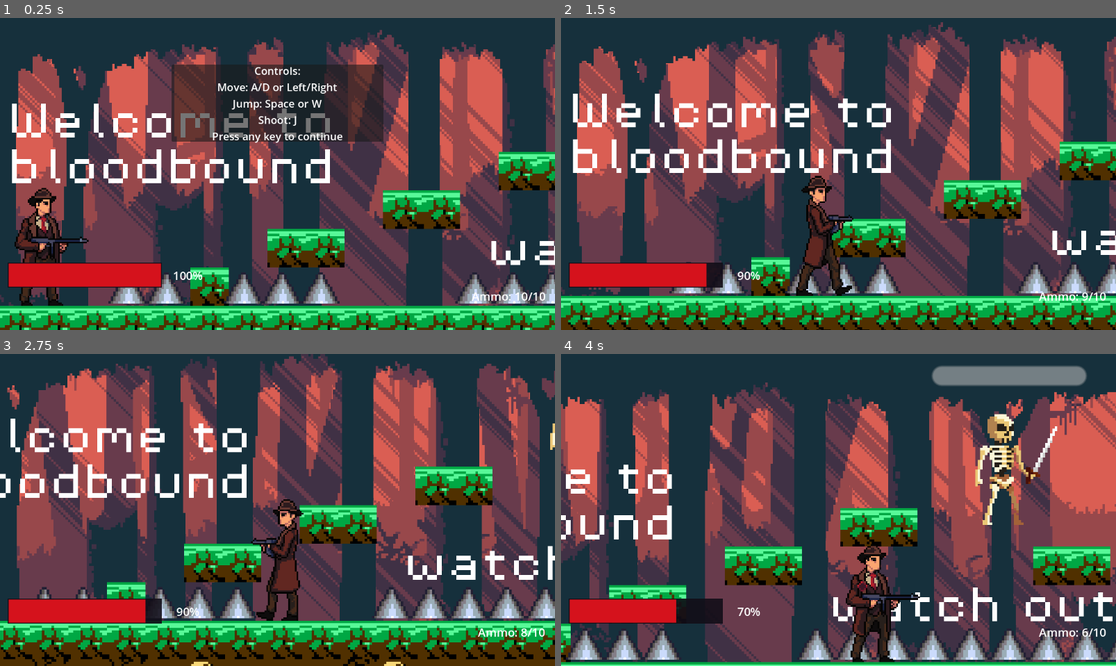
Above: before the commit, frames 1-4 (two rows, left to right).
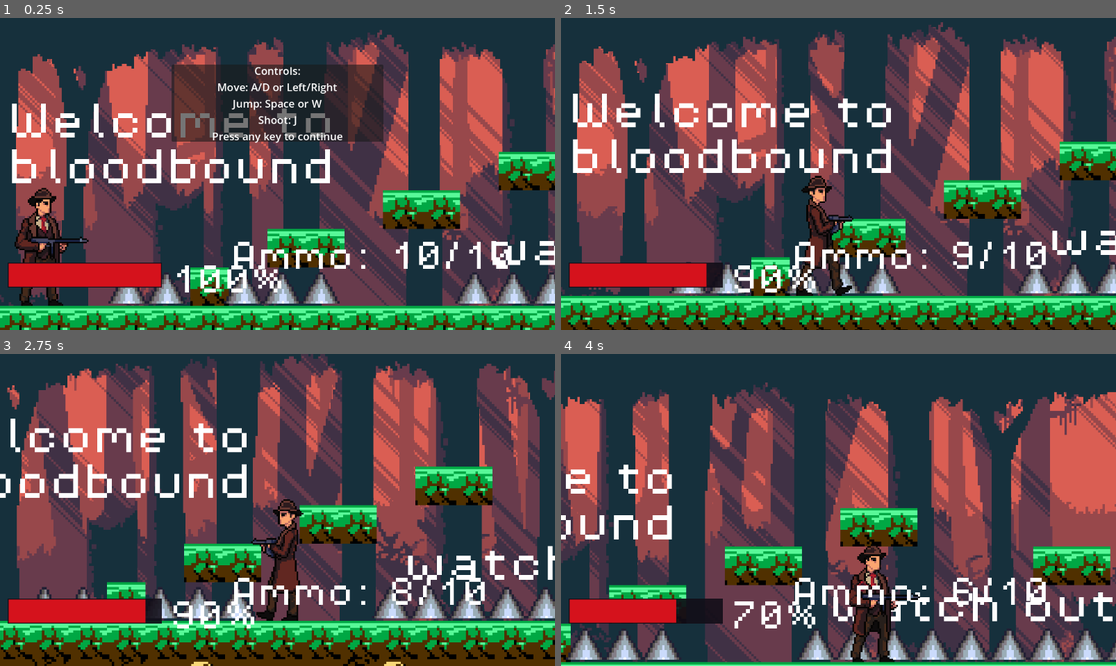
Above: after the commit, the same moments.

Repository: madebyshaurya/bloodbound
Game: Godot game, scene res://scenes/game.tscn
Same seed, same stepped clock (60 frames per second), same inputs: the game is played once before the commit and once after it.
Inputs (mouse positions are in pixels of both pictures, inside the frame that each line leads up to):
- Up to frame 1 (0.25 s): no input
- Up to frame 2 (1.5 s): tap Enter (ui_accept) at 0.5, 0.77 s; move the mouse to (960, 158) at 0.52 s; hold Right (ui_right) from 0.53 s (still down); tap J (player_shoot) at 0.6, 1.35 s; click (960, 158) at 0.67 s; move the mouse to (727, 189) at 1.27 s
- Up to frame 3 (2.75 s): tap Enter (ui_accept) at 1.52 s; move the mouse to (333, 441) at 2.02 s; release Right (ui_right) at 2.03 s; hold Left (ui_left) from 2.03 s (still down); tap J (player_shoot) at 2.1 s
- Up to frame 4 (4 s): move the mouse to (810, 572) at 2.77 s; release Left (ui_left) at 2.78 s; hold Right (ui_right) from 2.78 s (still down); tap J (player_shoot) at 2.85, 3.6 s; click (810, 572) at 2.92 s; tap Enter (ui_accept) at 3.02, 3.77 s; move the mouse to (1005, 556) at 3.52 s

The runs differ from the first frame. In frame 1, 1.9% of the frame differs, in the area x 31-99%, y 71-91%; in frame 2, 1.8%; in frame 3, 1.8%; in frame 4, 5.0%, in the area x 31-99%, y 3-91%.
Error before the commit: Parse Error: Expected statement, found "Indent" instead. (res://scripts/skeleton.gd:269)

Commit message:
fixed bug

Diff:
--- a/scenes/game.tscn
+++ b/scenes/game.tscn
@@ -13,8 +13,8 @@
 [ext_resource type="PackedScene" uid="uid://c2n8xd3boufx6" path="res://scenes/spike.tscn" id="10_vtaks"]
 [ext_resource type="PackedScene" uid="uid://cavj28jj8lklr" path="res://scenes/shop.tscn" id="11_kvpfn"]
 [ext_resource type="PackedScene" path="res://scenes/ui/shop_menu.tscn" id="12_shopmenu"]
+[ext_resource type="FontFile" uid="uid://dbq60pccvxd5g" path="res://assets/font/PixelOperator8.ttf" id="13_ir15t"]
 [ext_resource type="AudioStream" uid="uid://clnokfjrklgbs" path="res://assets/Sounds/bgmusic.mp3" id="14_trtic"]
-[ext_resource type="PackedScene" uid="uid://o75rt6n4xut8" path="res://scenes/skeleton.tscn" id="15_skeleton"]
 
 [sub_resource type="GDScript" id="GDScript_gee14"]
 
@@ -187,9 +187,6 @@
 position = Vector2(-1657, -6)
 scale = Vector2(0.7, 0.7)
 
-[node name="SkeletonEnemy" parent="." instance=ExtResource("15_skeleton")]
-position = Vector2(-1400, -10)
-
 [node name="Camera2D" type="Camera2D" parent="Player"]
 position = Vector2(-1, 0)
 zoom = Vector2(5, 5)
@@ -305,7 +302,8 @@
 offset_right = 412.0
 offset_bottom = 48.0
 theme_override_colors/font_color = Color(1, 1, 1, 1)
-theme_override_font_sizes/font_size = 24
+theme_override_fonts/font = ExtResource("13_ir15t")
+theme_override_font_sizes/font_size = 64
 text = "100%"
 horizontal_alignment = 1
 vertical_alignment = 1
@@ -329,10 +327,13 @@
 [node name="AmmoLabel" type="Label" parent="HUD/AmmoContainer"]
 unique_name_in_owner = true
 layout_mode = 0
-offset_right = 180.0
-offset_bottom = 40.0
+offset_left = -474.0
+offset_top = -93.0
+offset_right = 6.0
+offset_bottom = -29.0
 theme_override_colors/font_color = Color(1, 1, 1, 1)
-theme_override_font_sizes/font_size = 24
+theme_override_fonts/font = ExtResource("13_ir15t")
+theme_override_font_sizes/font_size = 64
 text = "Ammo: 0/0"
 horizontal_alignment = 2
 vertical_alignment = 1
Not shown, changed: export_presets.cfg
